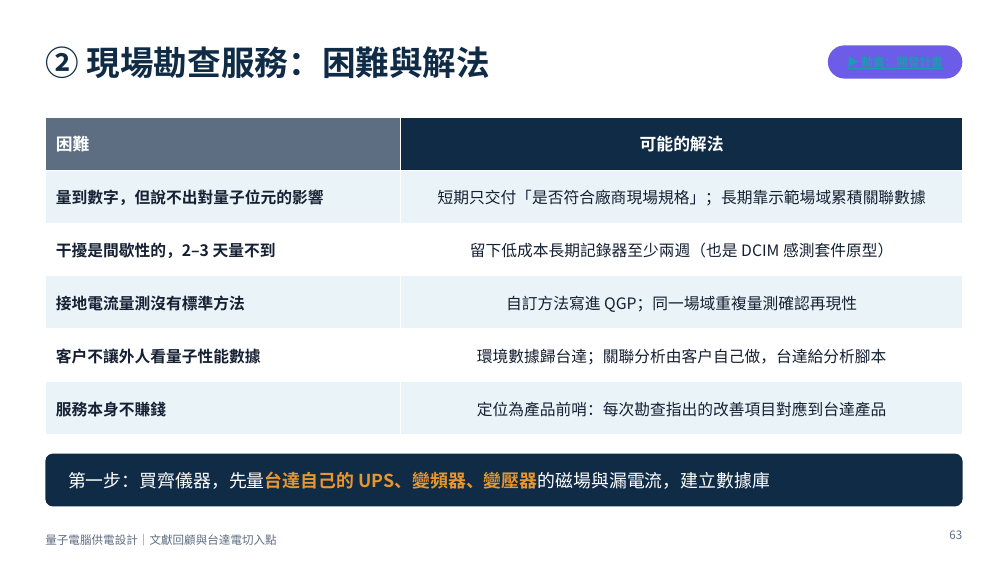
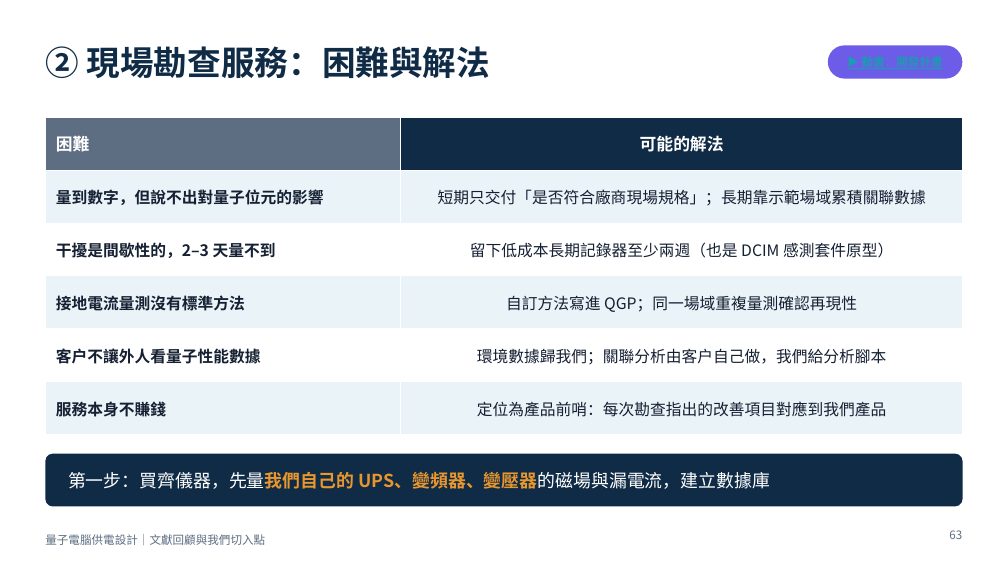
Before and after one commit to pcpcchen-coder/QuantumComputing, a slide deck: slide 63 of slides/output/qc-power-supply-delta.pptx. Drawn at 1008x567 pixels with LibreOffice and Linux fonts; fonts in the diff are those of the drawing. Boxes give left, top, right and bottom in pixels: in the first picture for what was removed or moved away, otherwise in the second. Text is boxed around its words. In the diff, an @@ line names an element or a change of style, - is before the commit and + after.

```diff
--- a/slides/output/qc-power-supply-delta.pptx
+++ b/slides/output/qc-power-supply-delta.pptx
@@ table at [45, 117, 963, 421] @@
-row 5, column 2: 環境數據歸台達；關聯分析由客戶自己做，台達給分析腳本
+row 5, column 2: 環境數據歸我們；關聯分析由客戶自己做，我們給分析腳本
-row 6, column 2: 定位為產品前哨：每次勘查指出的改善項目對應到台達產品
+row 6, column 2: 定位為產品前哨：每次勘查指出的改善項目對應到我們產品
@@ text at [68, 472, 770, 489]: text changed @@
-第一步：買齊儀器，先量台達自己的 UPS、變頻器、變壓器的磁場與漏電流，建立數據庫
+第一步：買齊儀器，先量我們自己的 UPS、變頻器、變壓器的磁場與漏電流，建立數據庫
@@ text at [45, 534, 265, 545]: text changed @@
-量子電腦供電設計｜文獻回顧與台達電切入點
+量子電腦供電設計｜文獻回顧與我們切入點
```
Also in this commit, not shown: 76 other slides changed, 8 other files.
